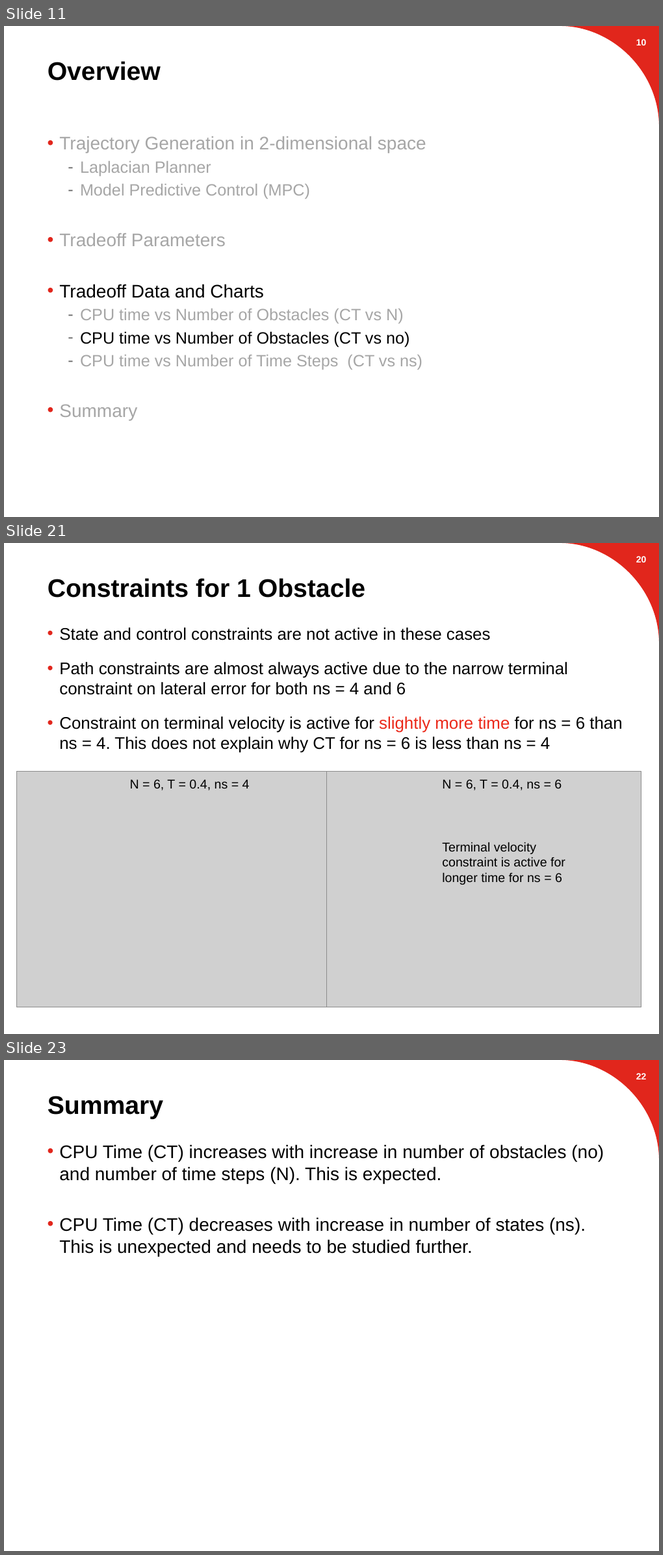
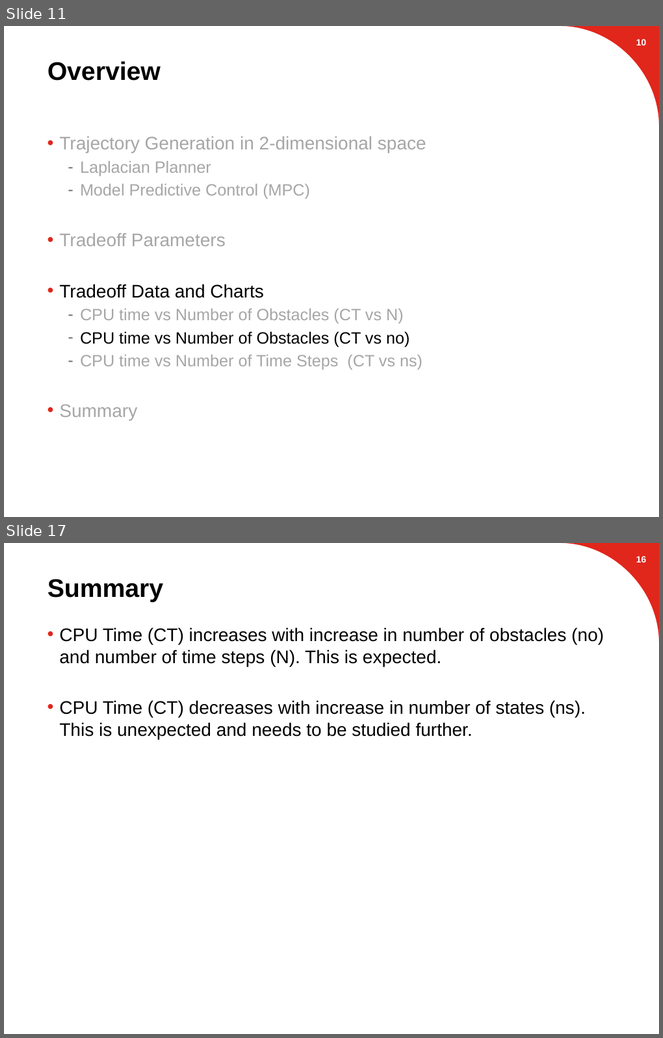
Before and after one commit to suvoganguli/GIG-MPC-Laplacian, a slide deck: 2D Results (03-19-2018).pptx. Shown one above the other, each under a label of ours: slides 11, 21 and 23 before the commit, slides 11 and 17 after it; the slides between them are not shown. The pictures are 663x1555 and 663x1038 pixels, drawn with LibreOffice and Linux fonts; fonts in the diff are those of the drawing; grey boxes stand for pictures; background and template pictures are left out. Boxes give left, top, right and bottom in pixels: in the first picture for what was removed or moved away, otherwise in the second. Text is boxed around its words. In the diff, an @@ line names an element or a change of style, - is before the commit and + after.

```diff
--- a/2D Results (03-19-2018).pptx
+++ b/2D Results (03-19-2018).pptx
@@ slide 21 removed at [4, 543, 659, 1034], background #FFFFFF; not listed: 1 template element that a slide beside it also shows @@
@@ page number removed at [636, 556, 647, 563] @@
-20
@@ title removed at [48, 578, 365, 598] @@
-Constraints for 1 Obstacle
@@ text removed at [59, 627, 622, 753] @@
-• State and control constraints are not active in these cases
-• Path constraints are almost always active due to the narrow terminal constraint on lateral error for both ns = 4 and 6
-• Constraint on terminal velocity is active for slightly more time for ns = 6 than ns = 4. This does not explain why CT for ns = 6 is less than ns = 4
@@ picture removed at [16, 772, 331, 1008] @@
@@ picture removed at [326, 772, 641, 1008] @@
@@ text removed at [130, 780, 250, 791] @@
-N = 6, T = 0.4, ns = 4
@@ text removed at [442, 780, 562, 791] @@
-N = 6, T = 0.4, ns = 6
@@ text removed at [442, 842, 566, 885] @@
-Terminal velocity constraint is active for longer time for ns = 6
@@ what was slide 23 is now slide 17 @@
@@ page number at [636, 556, 647, 563]: text changed @@
-22
+16
```
Also in this commit, not shown: 7 slides changed, 5 other slides removed, 1 other file.
